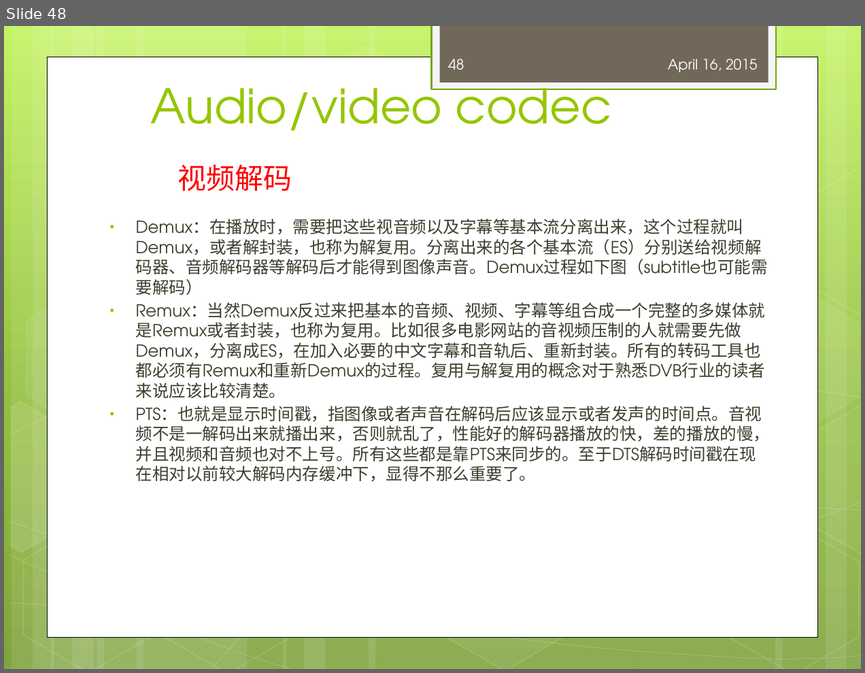
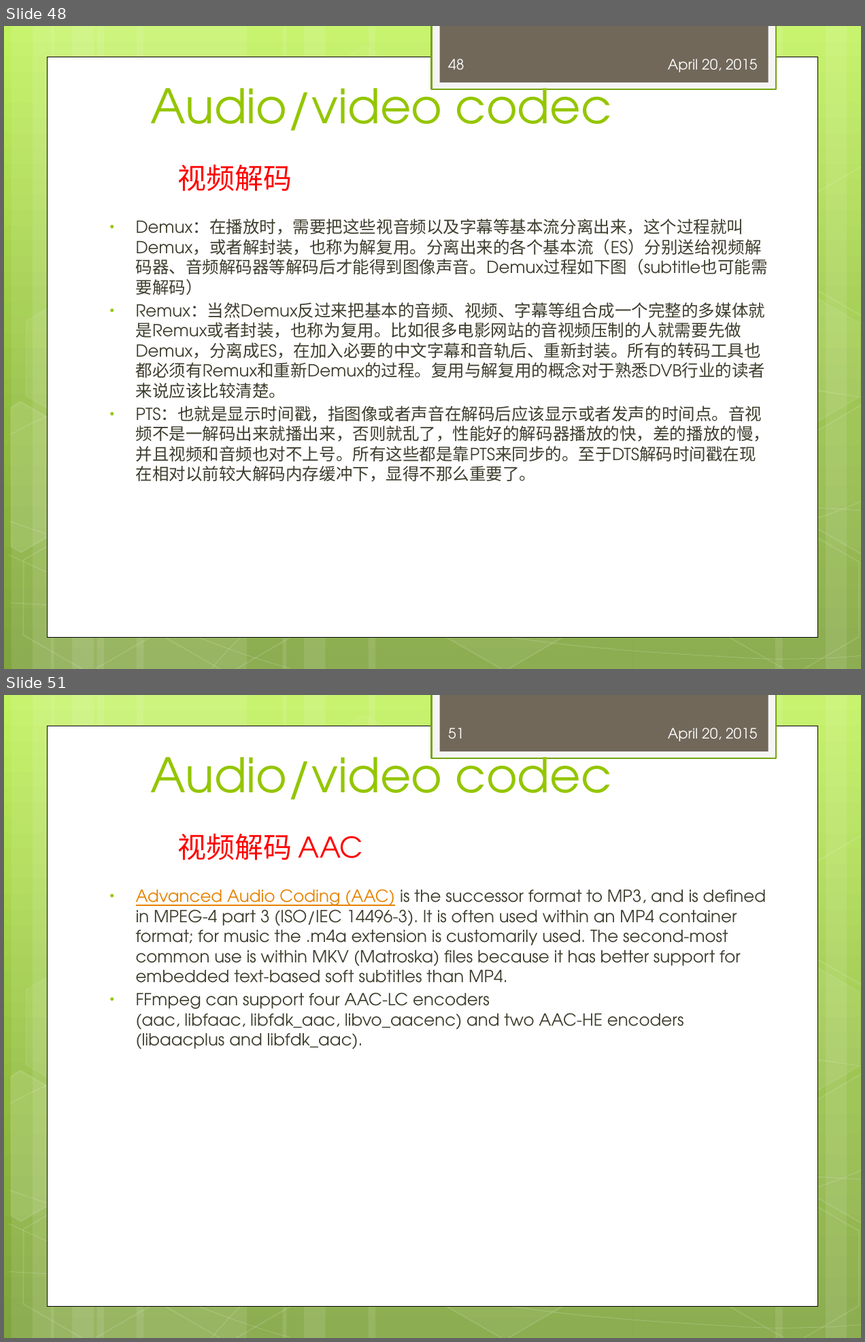
Before and after one commit to peterjerry/MeetSDK, a slide deck: engine2/Doc/training/mediaplayer_training.pptx. Shown one above the other, each under a label of ours: slide 48 before the commit, slides 48 and 51 after it; the slides between them are not shown. The pictures are 865x673 and 865x1342 pixels, drawn with LibreOffice and Linux fonts; fonts in the diff are those of the drawing. Boxes give left, top, right and bottom in pixels: in the first picture for what was removed or moved away, otherwise in the second. Text is boxed around its words. In the diff, an @@ line names an element or a change of style, - is before the commit and + after.

Commit message:
1 fix audio mode surface release problem 2 add meetplayer resource 3 fix xoplayer UpdateCheckEvent 4 update training ppt 5 fix fifobuffer.cpp

```diff
--- a/engine2/Doc/training/mediaplayer_training.pptx
+++ b/engine2/Doc/training/mediaplayer_training.pptx
@@ slide 51 added at [4,695,861,1338], background gradient #C3F35F to #93BF3F to #81A53E; not listed: 31 template elements that a slide beside it also shows @@
@@ page number added at [448,728,464,739], 12 pt, text #FEFEFE @@
+51
@@ text added at [668,728,757,741], 12 pt, text #FEFEFE @@
+April 20, 2015
@@ title added at [151,743,612,800], 40 pt, text #94C600 @@
+Audio/video codec
@@ text added at [178,833,363,860], 24 pt, text #FF0000 @@
+视频解码 AAC
@@ text added at [136,889,766,1049], 14 pt, text #3E3D2D @@
+• Advanced Audio Coding (AAC) is the successor format to MP3, and is defined in MPEG-4 part 3 (ISO/IEC 14496-3). It is often used within an MP4 container format; for music the .m4a extension is customarily used. The second-most common use is within MKV (Matroska) files because it has better support for embedded text-based soft subtitles than MP4.
+• FFmpeg can support four AAC-LC encoders (aac, libfaac, libfdk_aac, libvo_aacenc) and two AAC-HE encoders (libaacplus and libfdk_aac).
@@ slide 48 changed as well @@
@@ text at [668,59,757,72]: text changed @@
-April 16, 2015
+April 20, 2015
```
Also in this commit, not shown: 56 other slides changed, 4 other slides added, 32 other files.
